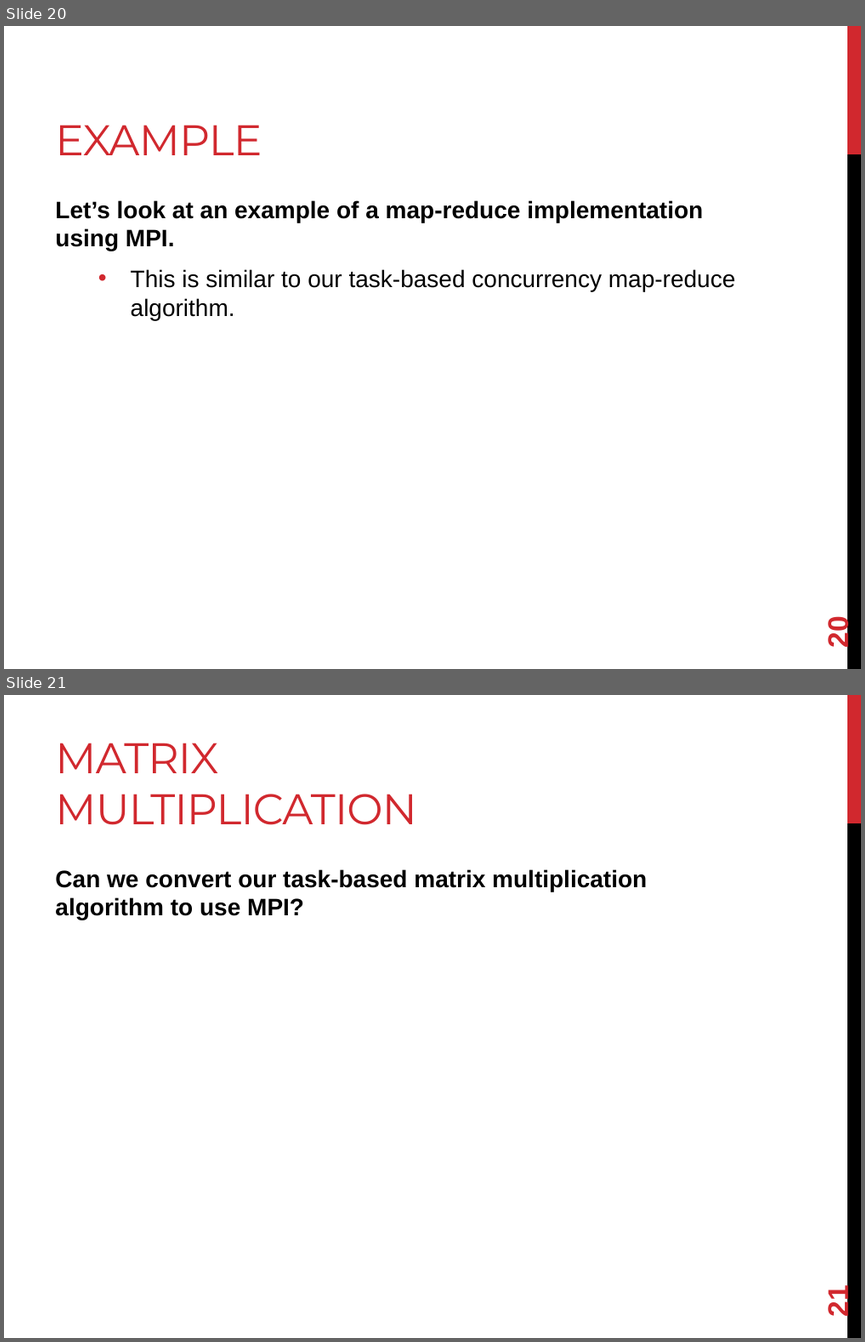
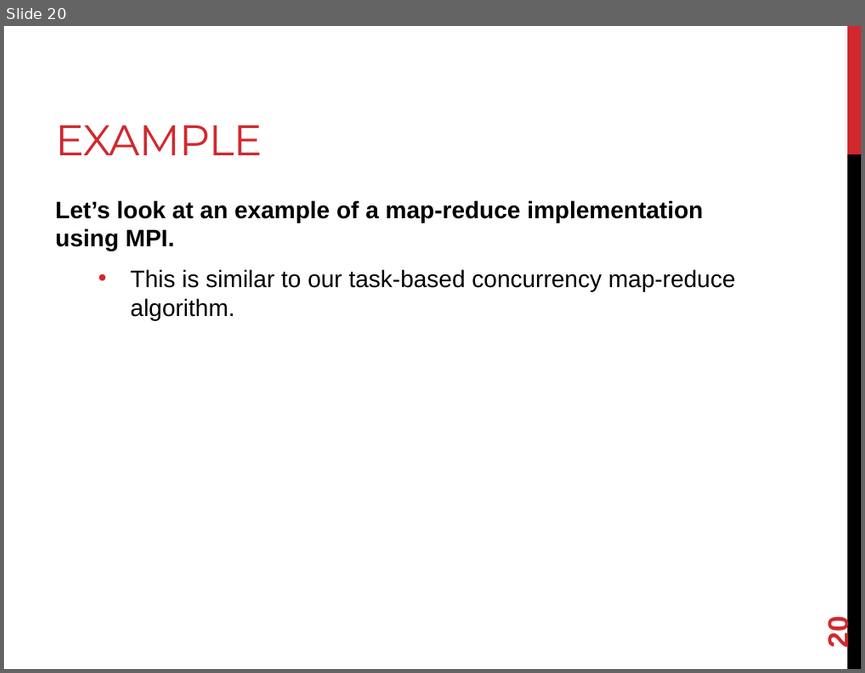
Before and after one commit to joshpeterson/DevelopingConcurrentSoftware, a slide deck: Lectures/Introduction to MPI/Introduction to MPI.pptx. Shown one above the other, each under a label of ours: slides 20 and 21 before the commit, slide 20 after it. The pictures are 865x1342 and 865x673 pixels, drawn with LibreOffice and Linux fonts; fonts in the diff are those of the drawing. Boxes give left, top, right and bottom in pixels: in the first picture for what was removed or moved away, otherwise in the second. Text is boxed around its words. In the diff, an @@ line names an element or a change of style, - is before the commit and + after.

```diff
--- a/Lectures/Introduction to MPI/Introduction to MPI.pptx
+++ b/Lectures/Introduction to MPI/Introduction to MPI.pptx
@@ slide 21 removed at [4, 695, 861, 1338], background #FFFFFF; not listed: 2 template elements that a slide beside it also shows @@
@@ title removed at [55, 743, 416, 825] @@
-MATRIX MULTIPLICATION
@@ text removed at [55, 869, 647, 920] @@
-Can we convert our task-based matrix multiplication algorithm to use MPI?
@@ page number removed at [822, 1287, 854, 1315] @@
-21
```
Also in this commit, not shown: 1 slide added.
